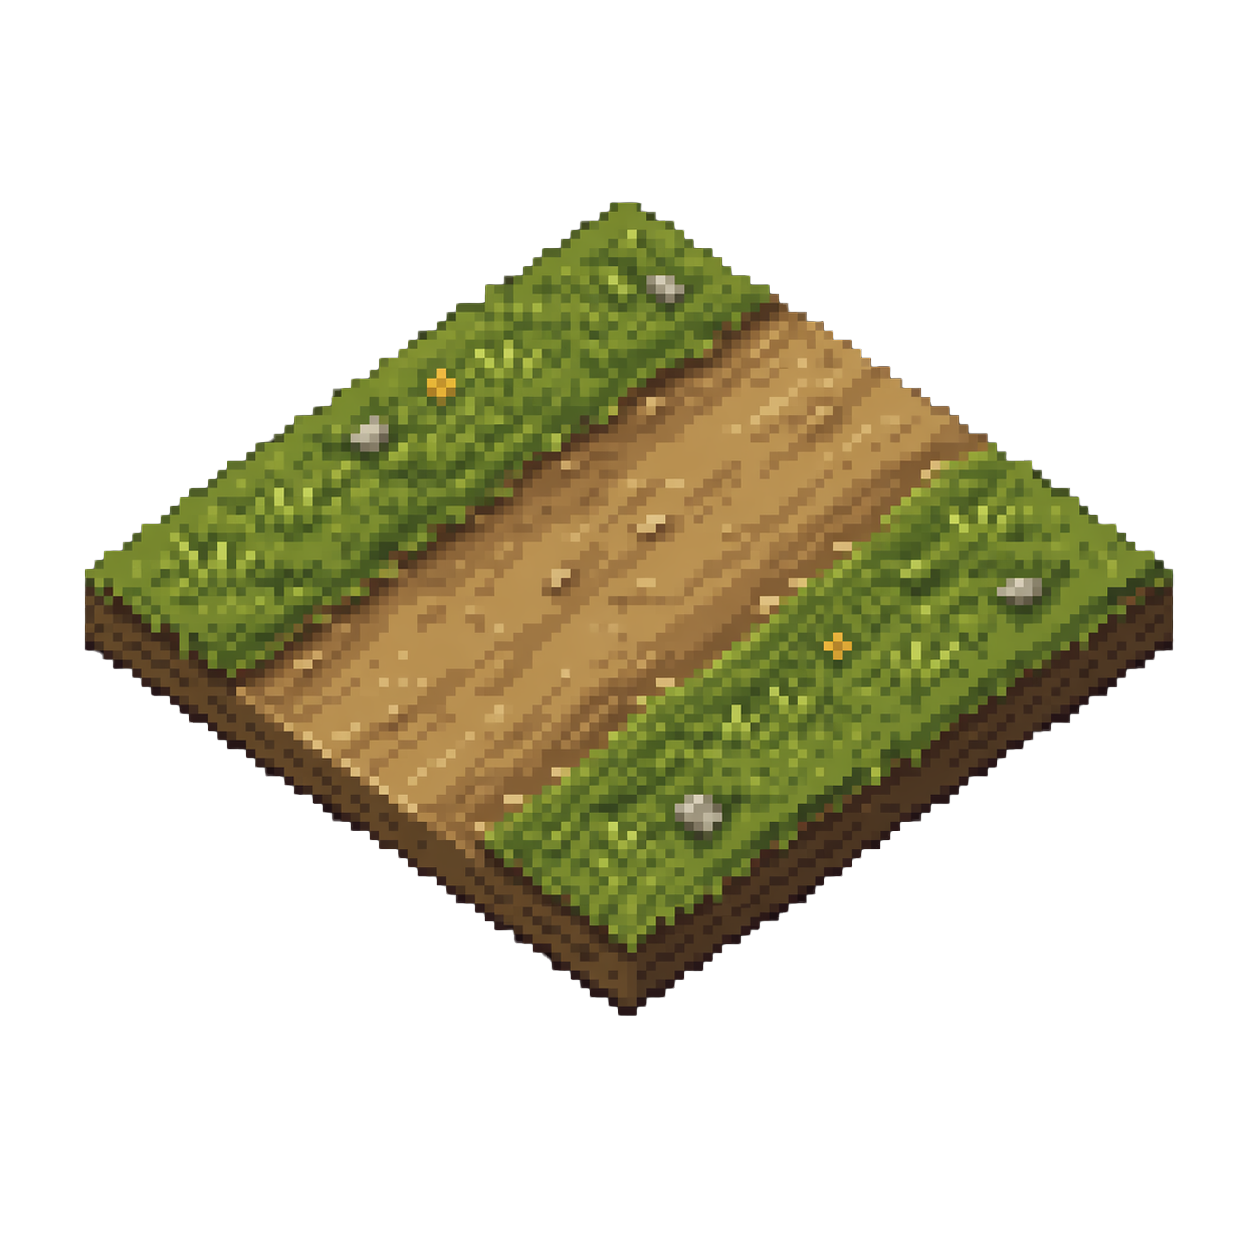
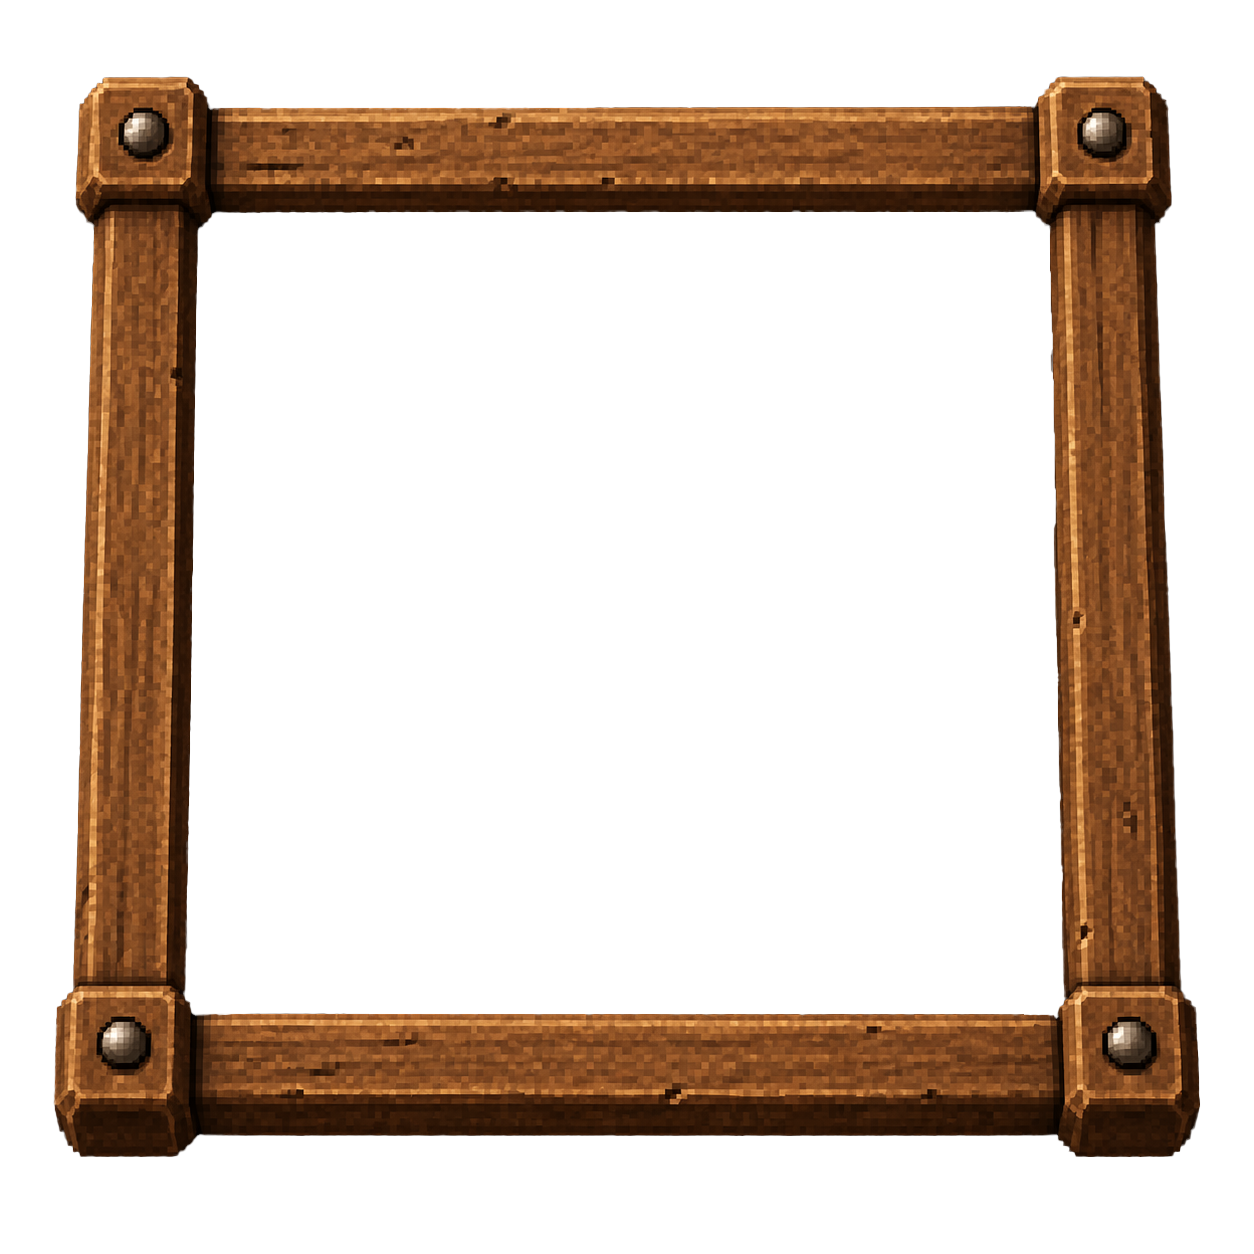
Comparing the layer stacks of the two (1254, 1254) images. Changes:
added layer "Layer 7" above "Layer 6" over [53, 76, 1201, 1158]
renamed "Layer 1" to "road", hid it over [84, 201, 1176, 1017]
hid "Background" over [53, 76, 1201, 1158]